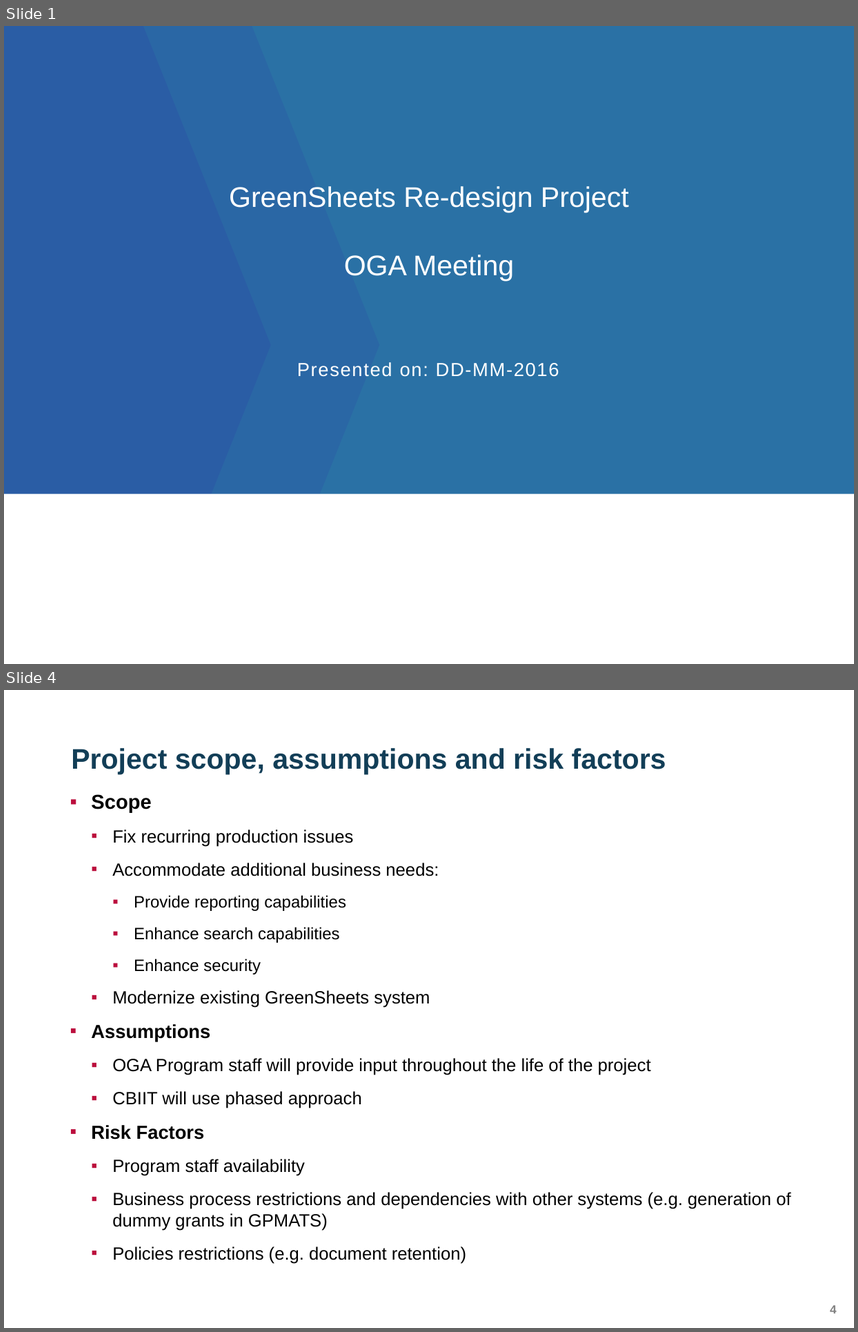
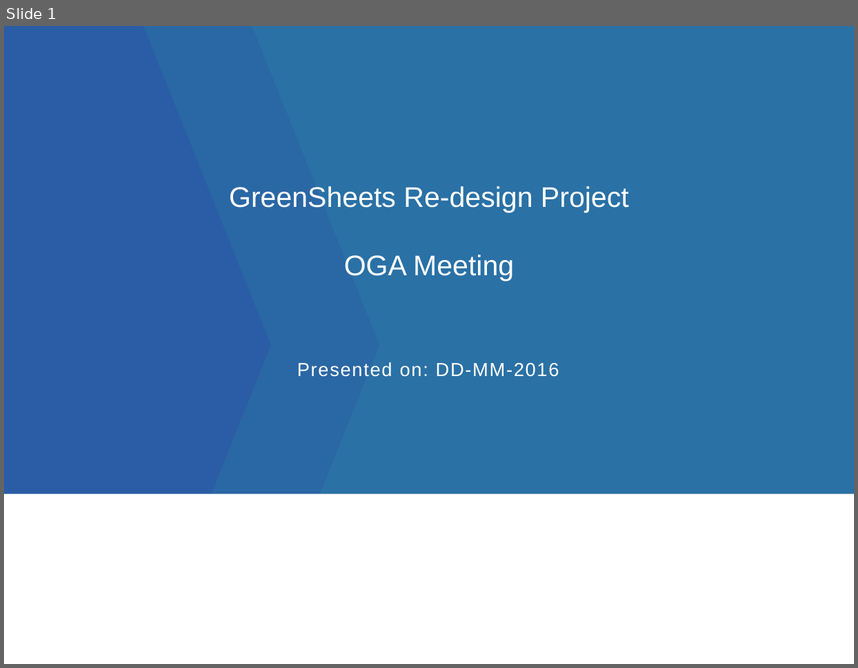
Before and after one commit to yaoh4/greensheets_classic, a slide deck: Requirements/Presentations/GreenSheets OGA presentation_version 1.pptx. Shown one above the other, each under a label of ours: slides 1 and 4 before the commit, slide 1 after it; the slides between them are not shown. The pictures are 858x1332 and 858x668 pixels, drawn with LibreOffice and Linux fonts; fonts in the diff are those of the drawing; background and template pictures are left out. Boxes give left, top, right and bottom in pixels: in the first picture for what was removed or moved away, otherwise in the second. Text is boxed around its words. In the diff, an @@ line names an element or a change of style, - is before the commit and + after.

```diff
--- a/Requirements/Presentations/GreenSheets OGA presentation_version 1.pptx
+++ b/Requirements/Presentations/GreenSheets OGA presentation_version 1.pptx
@@ slide 4 removed at (4,690,854,1328), background #FFFFFF @@
@@ title removed at (71,748,666,775) @@
-  Project scope, assumptions and risk factors
@@ text removed at (91,794,791,1263) @@
-  ▪ Scope
-    ▪ Fix recurring production issues
-    ▪ Accommodate additional business needs:
-      ▪ Provide reporting capabilities
-      ▪ Enhance search capabilities
-      ▪ Enhance security
-    ▪ Modernize existing GreenSheets system
-  ▪ Assumptions
-    ▪ OGA Program staff will provide input throughout the life of the project
-    ▪ CBIIT will use phased approach
-  ▪ Risk Factors
-    ▪ Program staff availability
-    ▪ Business process restrictions and dependencies with other systems (e.g. generation of dummy grants in GPMATS)
-    ▪ Policies restrictions (e.g. document retention)
@@ page number removed at (830,1305,837,1313) @@
-4
```
Also in this commit, not shown: 4 slides changed, 4 slides added, 9 other slides removed.
